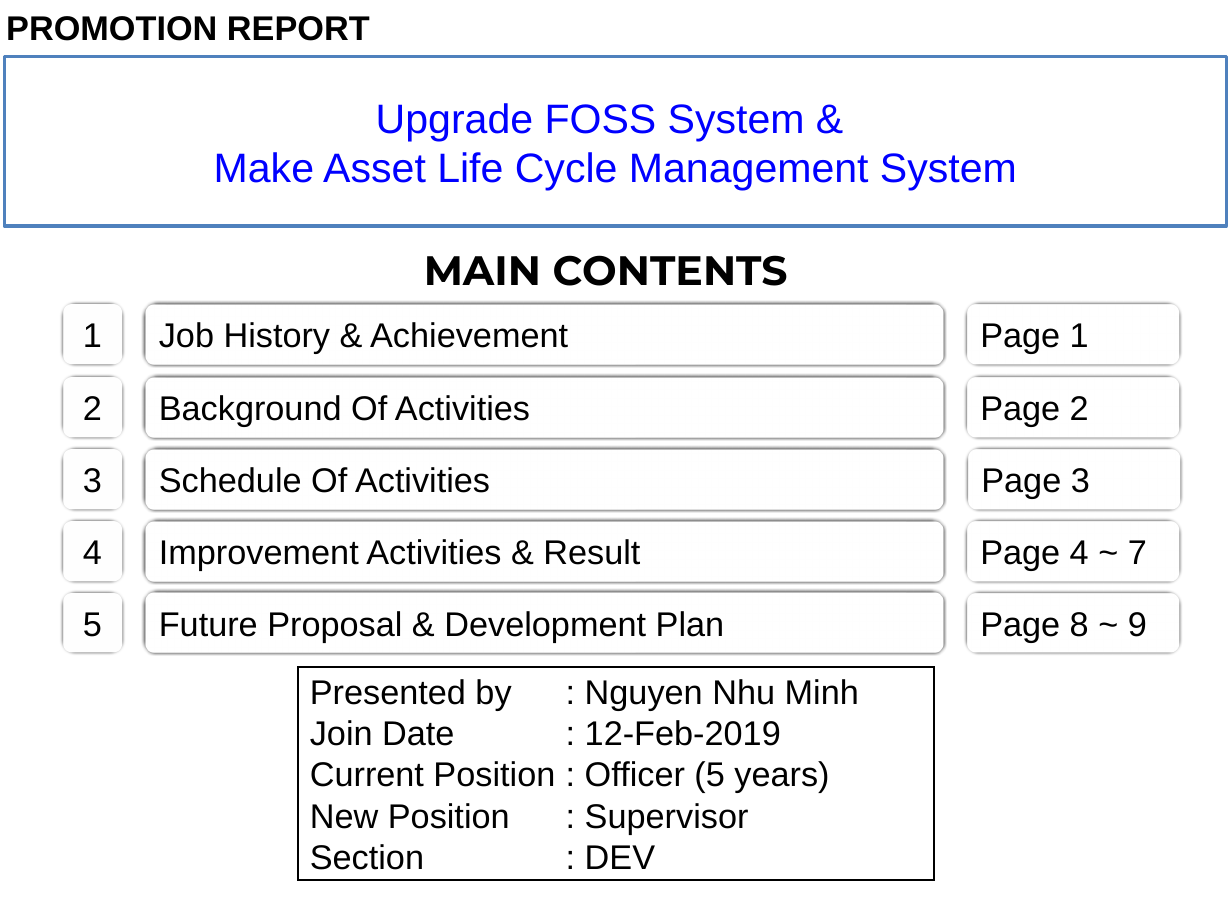
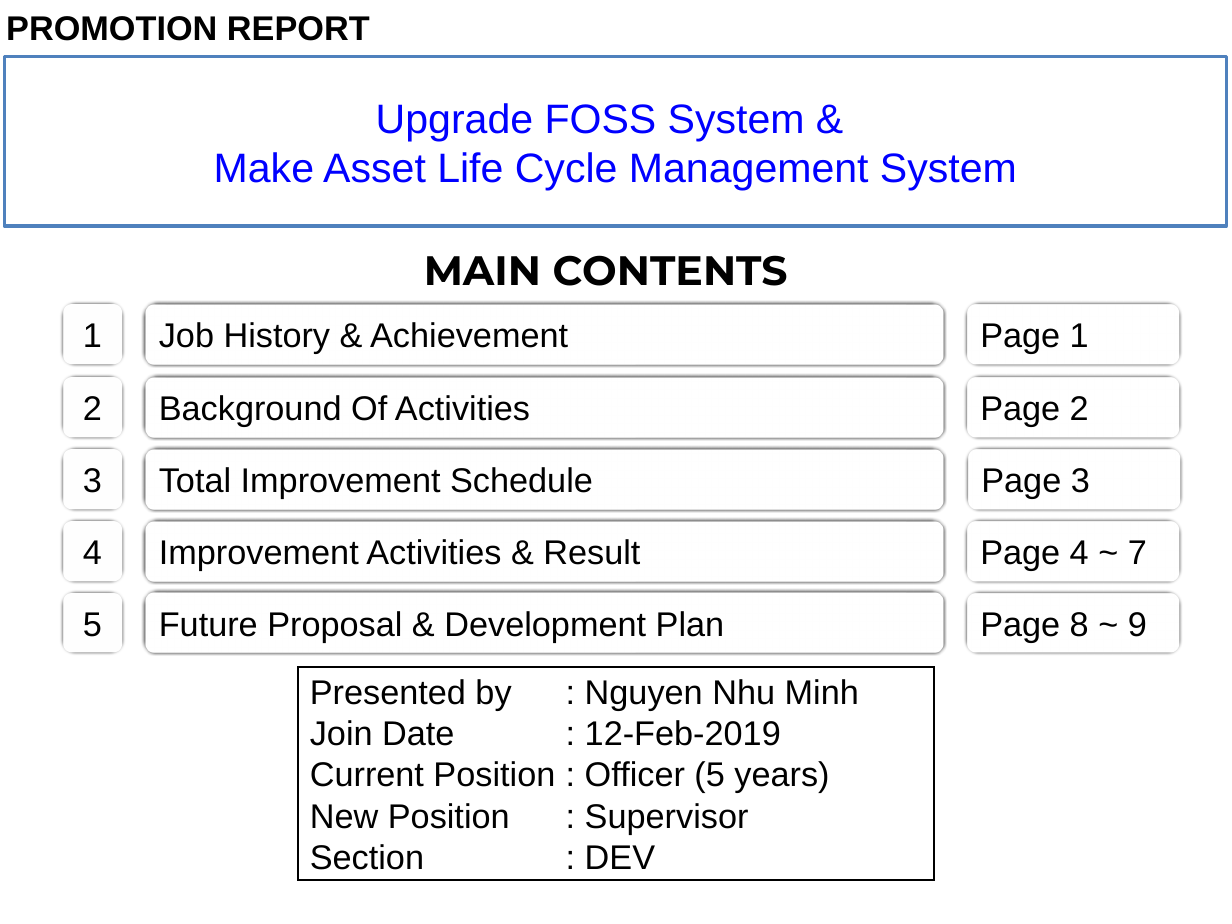
Before and after one commit to thietbicongnghevietnam/ReportPSNV, a slide deck: slide 1 of Report_test.pptx. Drawn at 1232x924 pixels with LibreOffice and Linux fonts; fonts in the diff are those of the drawing. Boxes give left, top, right and bottom in pixels: in the first picture for what was removed or moved away, otherwise in the second. Text is boxed around its words. In the diff, an @@ line names an element or a change of style, - is before the commit and + after.

```diff
--- a/Report_test.pptx
+++ b/Report_test.pptx
@@ text in rounded rectangle at (159,467,593,499): text changed @@
-Schedule Of Activities
+Total Improvement Schedule
```
Also in this commit, not shown: 2 other slides changed, 1 slide added, 2 slides removed.
